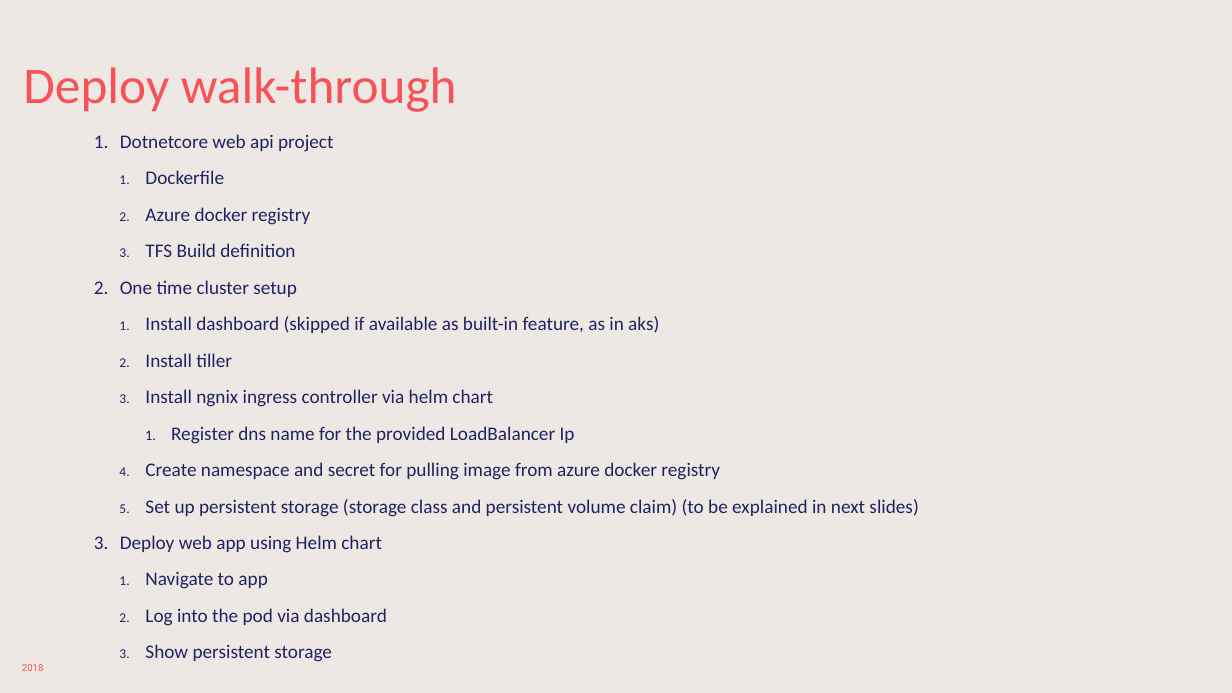
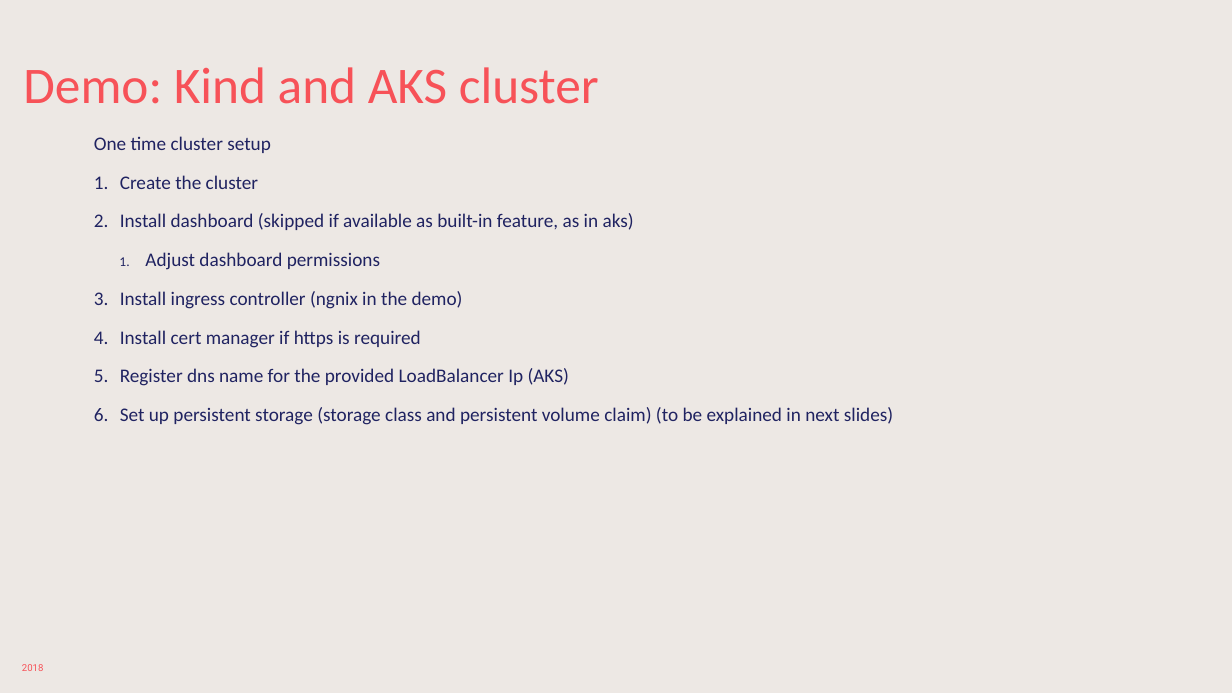
Before and after one commit to sabbadino/deltatre-community-meetups-session-3, a slide deck: slide 14 of K8s-basic.pptx (slide 22 before the commit). Drawn at 1232x693 pixels with LibreOffice and Linux fonts; fonts in the diff are those of the drawing; background and template pictures are left out. Boxes give left, top, right and bottom in pixels: in the first picture for what was removed or moved away, otherwise in the second. Text is boxed around its words. In the diff, an @@ line names an element or a change of style, - is before the commit and + after.

```diff
--- a/K8s-basic.pptx
+++ b/K8s-basic.pptx
@@ title at <box>23,67,599,104</box>: text changed @@
-Deploy walk-through
+Demo: Kind and AKS cluster
@@ text at <box>94,136,893,425</box>: bullet 1. to none; line spacing 0.8 to 0.9; list level 2 to 1 in "Install dashboard (skipped if available ..."; list level 2 to 1 in "Set up persistent storage (storage ..." @@
@@ text at <box>120,134,333,257</box>: paragraphs removed @@
-1. Dotnetcore web api project
-  1. Dockerfile
-  2. Azure docker registry
-  3. TFS Build definition
@@ text at <box>120,175,258,189</box>: paragraph added @@
+1. Create the cluster
@@ text at <box>120,252,569,386</box>: text changed @@
-  2. Install tiller
-  3. Install ngnix ingress controller via helm chart
-    1. Register dns name for the provided LoadBalancer Ip
-  4. Create namespace and secret for pulling image from azure docker registry
+  1. Adjust dashboard permissions
+3. Install ingress controller (ngnix in the demo)
+4. Install cert manager if https is required
+5. Register dns name for the provided LoadBalancer Ip (AKS)
@@ text at <box>120,535,387,662</box>: paragraphs removed @@
-3. Deploy web app using Helm chart
-  1. Navigate to app
-  2. Log into the pod via dashboard
-  3. Show persistent storage
```
Also in this commit, not shown: 8 other slides changed, 1 slide added, 29 other files.
